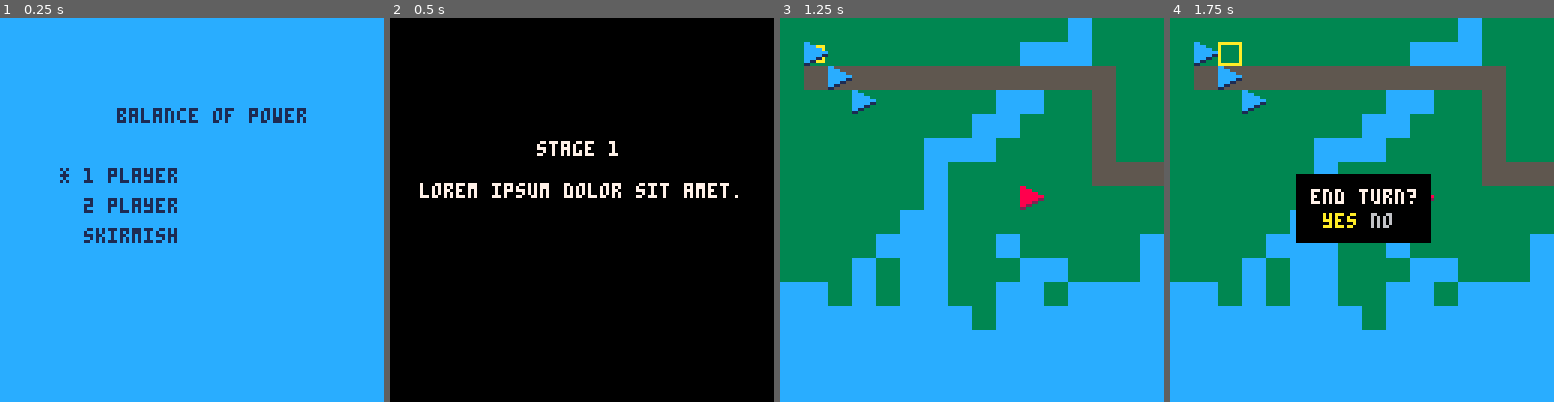
Above: before the commit, frames 1-4 (left to right).
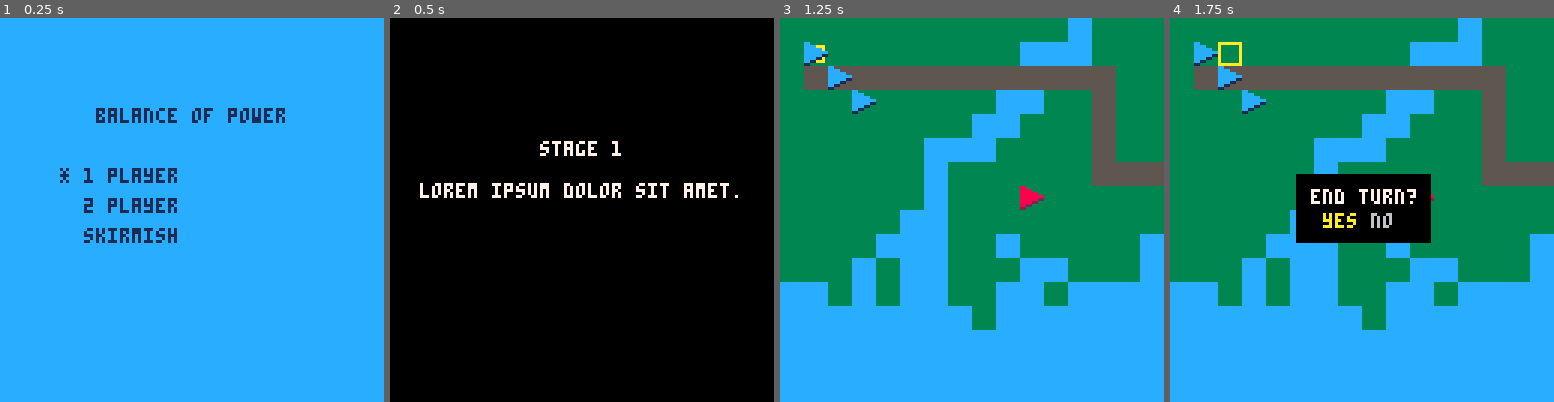
Above: after the commit, the same moments.

Repository: chrisallenlane/balance-of-power
Game: PICO-8 cartridge balance-of-power.p8
Two runs of this game, one before a commit and one after it. Both use one fixed random seed, a clock stepped at 60 frames per second and the inputs below.
Inputs:
- Up to frame 1 (0.25 s): no input
- Up to frame 2 (0.5 s): tap X (X key) at 0.33 s
- Up to frame 3 (1.25 s): tap O (Z key) at 0.7 s; tap X (X key) at 1.07 s
- Up to frame 4 (1.75 s): hold Right from 1.6 s (still down); tap O (Z key) at 1.7 s

The runs differ from the first frame. In frame 1, 1.3% of the frame differs, in the area x 25-80%, y 23-28%; in frame 2, 0.4%; in frame 3, nothing differs; in frame 4, nothing differs.

Commit message:
feat(String): create `String`
- Create `String` helper library.

- Use it where appropriate.

Diff:
--- a/balance-of-power.p8
+++ b/balance-of-power.p8
@@ -12,6 +12,7 @@
 Game = { state = { screen = "title" } }
 
 -- externaize non-media assets
+#include src/string.lua
 #include src/radius.lua
 #include src/screen.lua
 #include src/screen-battle.lua
--- a/src/screen-intr.lua
+++ b/src/screen-intr.lua
@@ -5,7 +5,7 @@
 function Screens.intr.draw()
     cls()
     rectfill(0, 0, 127, 127, 0)
-    print(Map.current.intr.head, 49, 41, 7)
-    print(Map.current.intr.body, 10, 55, 7)
+    String.centerX(Map.current.intr.head, 41, 7)
+    String.centerX(Map.current.intr.body, 55, 7)
     camera(0, 0)
 end
--- a/src/screen-title.lua
+++ b/src/screen-title.lua
@@ -32,7 +32,7 @@
 -- draw the title screen
 function Screens.title.draw()
     rectfill(0, 0, 127, 127, 12)
-    print("balance of power", 39, 30, 1)
+    String.centerX("balance of power", 30, 1)
 
     local menu = MenuScreenTitle
     local y = 50
--- /dev/null
+++ b/src/string.lua
@@ -0,0 +1,6 @@
+String = {}
+
+-- Horizontally center `color` text at `y` vertical
+function String.centerX(str, y, color)
+    print(str, (128 - (#str * 4)) / 2, y, color)
+end
Not shown, changed: .luacheckrc
Not shown, changed: TODO
